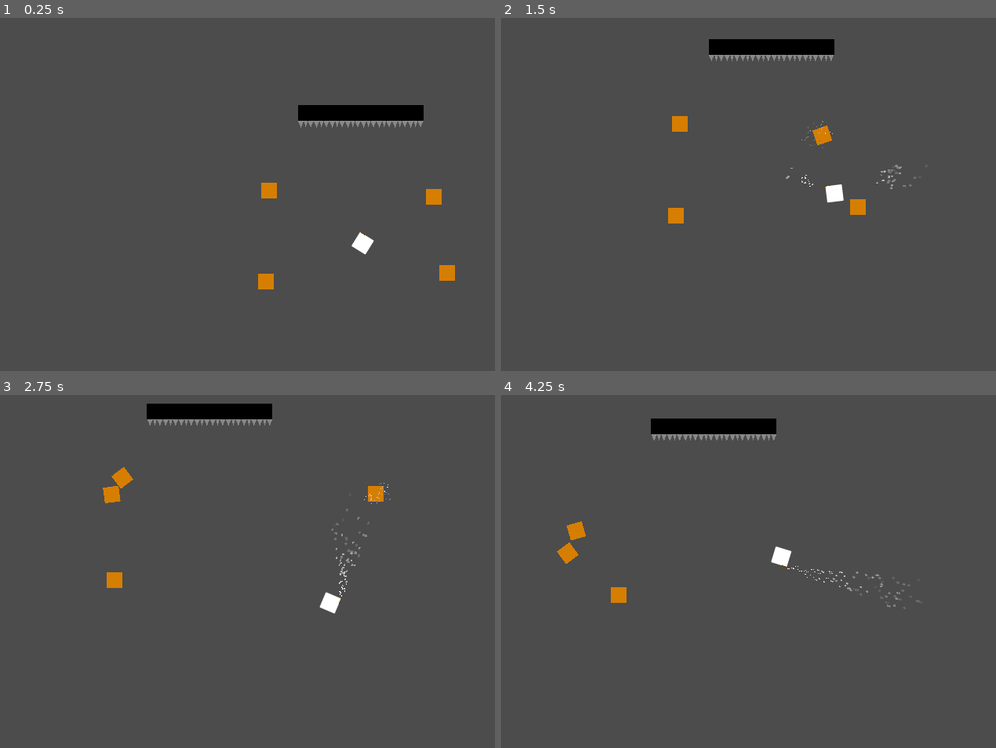
Above: before the commit, frames 1-4 (two rows, left to right).
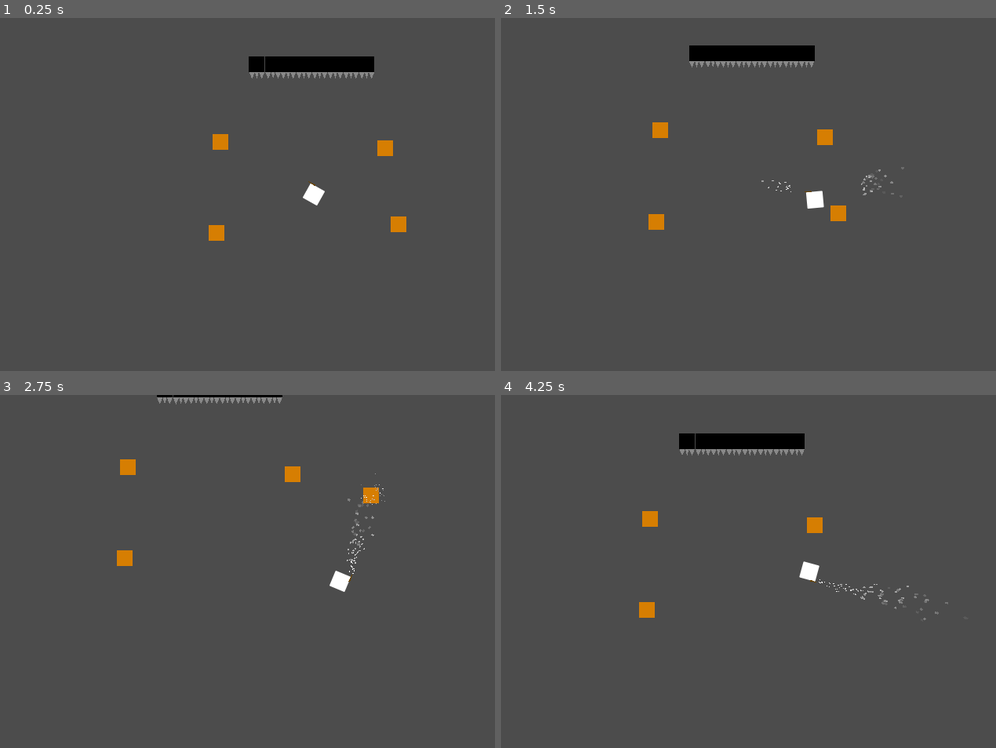
Above: after the commit, the same moments.

Repository: thx4nothing/LD51
Game: Godot game, scene res://Game.tscn
Two runs of this game, one before a commit and one after it. Both use one fixed random seed, a clock stepped at 60 frames per second and the inputs below.
Inputs (mouse positions are in pixels of both pictures, inside the frame that each line leads up to):
- Up to frame 1 (0.25 s): no input
- Up to frame 2 (1.5 s): tap Enter at 0.5 s; move the mouse to (951, 176) at 0.52 s; press the mouse at (951, 176) at 0.53 s; hold D (move_right) 0.53-1.28 s; move the mouse to (689, 212) at 1.27 s; release the mouse at (689, 212) at 1.28 s; hold S (move_down) from 1.28 s (still down); click (689, 212) at 1.35 s
- Up to frame 3 (2.75 s): move the mouse to (376, 493) at 2.02 s; release S (move_down) at 2.03 s; press the mouse at (376, 493) at 2.03 s; hold D (move_right) from 2.03 s (still down)
- Up to frame 4 (4.25 s): move the mouse to (783, 642) at 2.77 s; release D (move_right) at 2.78 s; release the mouse at (783, 642) at 2.78 s; hold W (move_up) 2.78-3.53 s; click (783, 642) at 2.85 s; move the mouse to (outside the picture) at 3.52 s; press the mouse at (outside the picture) at 3.53 s; hold A (move_left) from 3.53 s (still down)

The runs differ from the first frame. In frame 1, 4.2% of the frame differs, in the area x 42-92%, y 10-77%; in frame 2, 2.8%; in frame 3, 3.2%; in frame 4, 3.9%.

Commit message:
added bouncing fireballs, camera shake. temp disabled mouse offset camera

Diff:
--- a/Game.tscn
+++ b/Game.tscn
@@ -18,12 +18,11 @@
 
 [node name="Background" type="Sprite" parent="World"]
 
-[node name="Camera2D" type="Camera2D" parent="World"]
+[node name="Camera2D" type="Camera2D" parent="World" groups=["camera"]]
 current = true
 smoothing_enabled = true
 smoothing_speed = 15.0
 script = ExtResource( 1 )
-max_offset = Vector2( 100, 100 )
 target = NodePath("../Navigation2D/Player")
 
 [node name="Node" type="Node" parent="World/Camera2D"]
@@ -60,7 +59,7 @@
 position = Vector2( -116, -266 )
 
 [node name="SpikeWall2" parent="World/Spikes" instance=ExtResource( 5 )]
-position = Vector2( -84, -266 )
+position = Vector2( -83, -266 )
 
 [node name="SpikeWall3" parent="World/Spikes" instance=ExtResource( 5 )]
 position = Vector2( -52, -266 )
--- a/characters/FireBall.tscn
+++ b/characters/FireBall.tscn
@@ -30,8 +30,11 @@
 
 [node name="FireBall" type="RigidBody2D"]
 collision_layer = 8
-collision_mask = 32
+collision_mask = 36
+mass = 3.0
 continuous_cd = 1
+contacts_reported = 3
+contact_monitor = true
 script = ExtResource( 1 )
 
 [node name="Polygon2D" type="Polygon2D" parent="."]
@@ -52,3 +55,13 @@
 visibility_rect = Rect2( -250, -250, 500, 500 )
 local_coords = false
 process_material = SubResource( 3 )
+
+[node name="LifeTimer" type="Timer" parent="."]
+one_shot = true
+
+[node name="BounceTimer" type="Timer" parent="."]
+one_shot = true
+
+[connection signal="body_entered" from="." to="." method="_on_FireBall_body_entered"]
+[connection signal="timeout" from="LifeTimer" to="." method="_on_LifeTimer_timeout"]
+[connection signal="timeout" from="BounceTimer" to="." method="_on_BounceTimer_timeout"]
--- a/characters/fire_ball.gd
+++ b/characters/fire_ball.gd
@@ -1,16 +1,41 @@
 extends RigidBody2D
 class_name FireBall
 
-# Declare member variables here. Examples:
-# var a: int = 2
-# var b: String = "text"
+export (float) var damage = 20.0
+export (float) var lifetime = 2
+export (float) var max_bounces: int = 1
+var bounces: int = 0
+var bounced: bool = false
+onready var life_timer: Timer = $LifeTimer as Timer
+onready var bounce_timer: Timer = $BounceTimer as Timer
 
-
-# Called when the node enters the scene tree for the first time.
 func _ready() -> void:
+	life_timer.start(lifetime)
 	pass # Replace with function body.
 
 
-# Called every frame. 'delta' is the elapsed time since the previous frame.
-#func _process(delta: float) -> void:
-#	pass
+func _process(delta: float) -> void:
+	pass
+
+
+func _on_FireBall_body_entered(collider: Node) -> void:
+	print(collider)
+	if collider is StaticBody2D and not bounced:
+		bounces += 1
+		bounced = true
+		bounce_timer.start(0.2)
+		if bounces > max_bounces:
+			queue_free()
+	elif collider is Bat:
+		var bat: Bat = collider as Bat
+		bat.take_damage(damage)
+		bat.impact(linear_velocity / weight)
+		print(bat.current_health)
+
+
+func _on_LifeTimer_timeout() -> void:
+	queue_free()
+
+
+func _on_BounceTimer_timeout() -> void:
+	bounced = false
--- a/characters/player_camera.gd
+++ b/characters/player_camera.gd
@@ -1,50 +1,91 @@
 extends Camera2D
+class_name PlayerCamera
 
-export var decay: = 0.8  # How quickly the shaking stops [0, 1].
-export var max_offset: = Vector2(100, 75)  # Maximum hor/ver shake in pixels.
-export var max_roll: float = 0.1  # Maximum rotation in radians (use sparingly).
+# shake variables
+var _duration = 0.0
+var _period_in_ms = 0.0
+var _amplitude = 0.0
+var _timer = 0.0
+var _last_shook_timer = 0
+var _previous_x = 0.0
+var _previous_y = 0.0
+var _last_offset = Vector2(0, 0)
+var _shaking = false
+
+# target
 export (NodePath) var target: NodePath  # Assign the node this camera will follow.
-export var mouse_offset: float = 100
 
-var trauma: = 0.0  # Current shake strength.
-var trauma_power: int = 2  # Trauma exponent. Use [2, 3].
-
-onready var noise: = OpenSimplexNoise.new()
-var noise_y: float = 0
+# mouse offset
+export var max_mouse_offset: float = 100
+var mouse_offset: Vector2 = Vector2.ZERO
 
 func _ready():
 	randomize()
-	noise.seed = randi()
-	noise.period = 4
-	noise.octaves = 2
 	set_as_toplevel(true)
 	limit_top = $Node/TopLeft.position.y
 	limit_left = $Node/TopLeft.position.x
 	limit_bottom = $Node/BottomRight.position.y
 	limit_right = $Node/BottomRight.position.x
 
-func add_trauma(amount: float) -> void:
-	trauma = min(trauma + amount, 1.0)
 
-# Called every frame. 'delta' is the elapsed time since the previous frame.
 func _process(delta: float) -> void:
 	if get_node(target):
 		global_position = get_node(target).global_position
-	if trauma:
-		trauma = max(trauma - decay * delta, 0)
-		shake()
 	var vsize = get_viewport_rect().size * zoom
 	var mouse_x_offset: = remap_range(get_viewport().get_mouse_position().x, 0, vsize.x, -1, 1)
 	var mouse_y_offset: = remap_range(get_viewport().get_mouse_position().y, 0, vsize.y, -1, 1)
-	offset = Vector2(mouse_x_offset * mouse_offset, mouse_y_offset * mouse_offset)
+	mouse_offset = Vector2(mouse_x_offset * max_mouse_offset, mouse_y_offset * max_mouse_offset)
+	var new_mouse_offset = get_offset() - mouse_offset
+	#offset = mouse_offset
+	#-set_offset(get_offset() - new_mouse_offset)
+	if _shaking:
+		# Only shake when there's shake time remaining.
+		if _timer == 0:
+			set_offset(Vector2())
+			_shaking = false
+			return
+		# Only shake on certain frames.
+		_last_shook_timer = _last_shook_timer + delta
+		# Be mathematically correct in the face of lag; usually only happens once.
+		while _last_shook_timer >= _period_in_ms:
+			_last_shook_timer = _last_shook_timer - _period_in_ms
+			# Lerp between [amplitude] and 0.0 intensity based on remaining shake time.
+			var intensity = _amplitude * (1 - ((_duration - _timer) / _duration))
+			# Noise calculation logic from http://jonny.morrill.me/blog/view/14
+			var new_x = rand_range(-1.0, 1.0)
+			var x_component = intensity * (_previous_x + (delta * (new_x - _previous_x)))
+			var new_y = rand_range(-1.0, 1.0)
+			var y_component = intensity * (_previous_y + (delta * (new_y - _previous_y)))
+			_previous_x = new_x
+			_previous_y = new_y
+			# Track how much we've moved the offset, as opposed to other effects.
+			var new_offset = Vector2(x_component, y_component)
+			set_offset(get_offset() - _last_offset + new_offset)# - new_mouse_offset)
+			_last_offset = new_offset
+		# Reset the offset when we're done shaking.
+		_timer = _timer - delta
+		if _timer <= 0:
+			_timer = 0
+			set_offset(get_offset() - _last_offset)
 
-func shake():
-	var amount = pow(trauma, trauma_power)
-	noise_y += 1
-	rotation = max_roll * amount * noise.get_noise_2d(noise.seed, noise_y)
-	offset.x = max_offset.x * amount * noise.get_noise_2d(noise.seed*2, noise_y)
-	offset.y = max_offset.y * amount * noise.get_noise_2d(noise.seed*3, noise_y)
 
+# Kick off a new screenshake effect.
+func shake(duration: float, frequency: float, amplitude: float):
+	# Don't interrupt current shake duration
+	if(_timer != 0):
+		return
+
+	# Initialize variables.
+	_duration = duration
+	_timer = duration
+	_period_in_ms = 1.0 / frequency
+	_amplitude = amplitude
+	_previous_x = rand_range(-1.0, 1.0)
+	_previous_y = rand_range(-1.0, 1.0)
+	# Reset previous offset, if any.
+	set_offset(get_offset() - _last_offset)
+	_last_offset = Vector2(0, 0)
+	_shaking = true
 
 func remap_range(value, InputA, InputB, OutputA, OutputB) -> float:
 	return(value - InputA) / (InputB - InputA) * (OutputB - OutputA) + OutputA
--- a/objects/Crate.tscn
+++ b/objects/Crate.tscn
@@ -30,7 +30,7 @@
 [node name="Crate" type="RigidBody2D"]
 collision_layer = 2
 collision_mask = 47
-mass = 5.0
+mass = 10.0
 continuous_cd = 1
 contacts_reported = 4
 contact_monitor = true
--- a/objects/crate.gd
+++ b/objects/crate.gd
@@ -8,6 +8,7 @@
 onready var body: Polygon2D = $Body
 var player
 onready var levitate_particles: Particles2D = $LevitateParticles as Particles2D
+onready var camera: PlayerCamera = get_tree().get_nodes_in_group("camera")[0] as PlayerCamera
 
 
 # Called when the node enters the scene tree for the first time.
@@ -82,8 +83,9 @@
 
 func _on_Crate_body_entered(collider: Node) -> void:
 	var bat: Bat = collider as Bat
-	if bat:
-		bat.impact(linear_velocity)
+	if bat and player:
+		bat.impact(linear_velocity * 2)
+		camera.shake(0.2, 250, linear_velocity.length() / weight)
 		#print(linear_velocity)
 
 	if !exploded and collider is FireBall:
--- a/project.godot
+++ b/project.godot
@@ -33,13 +33,19 @@
 "class": "Player",
 "language": "GDScript",
 "path": "res://characters/player.gd"
+}, {
+"base": "Camera2D",
+"class": "PlayerCamera",
+"language": "GDScript",
+"path": "res://characters/player_camera.gd"
 } ]
 _global_script_class_icons={
 "Bat": "",
 "Crate": "",
 "FireBall": "",
 "GameWorld": "",
-"Player": ""
+"Player": "",
+"PlayerCamera": ""
 }
 
 [application]
